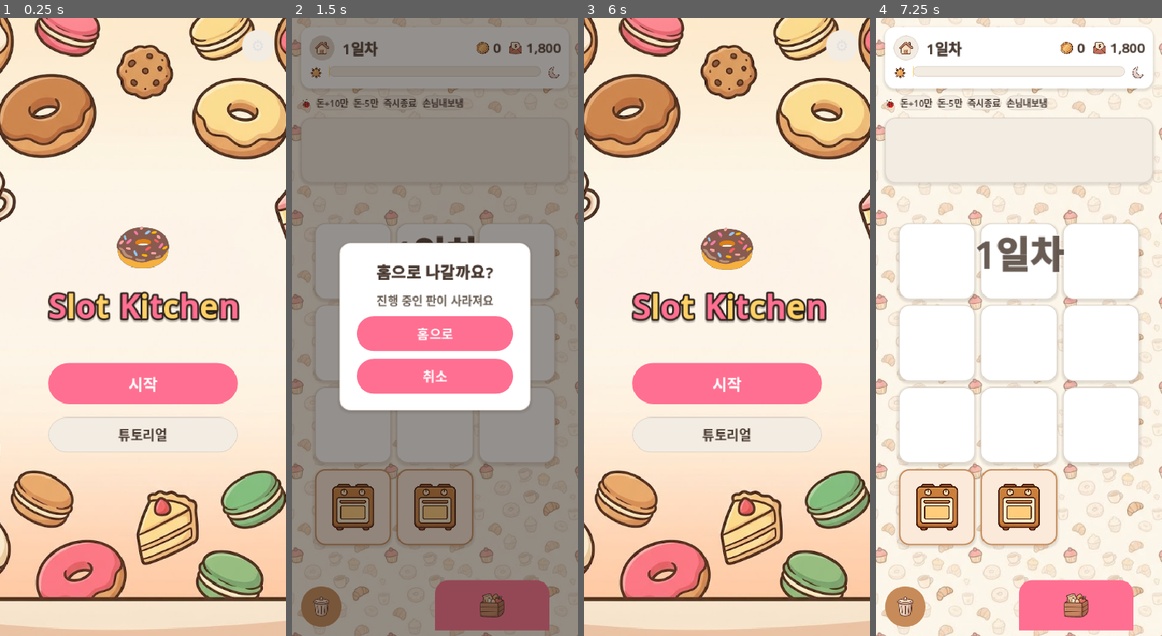
Above: before the commit, frames 1-4 (left to right).
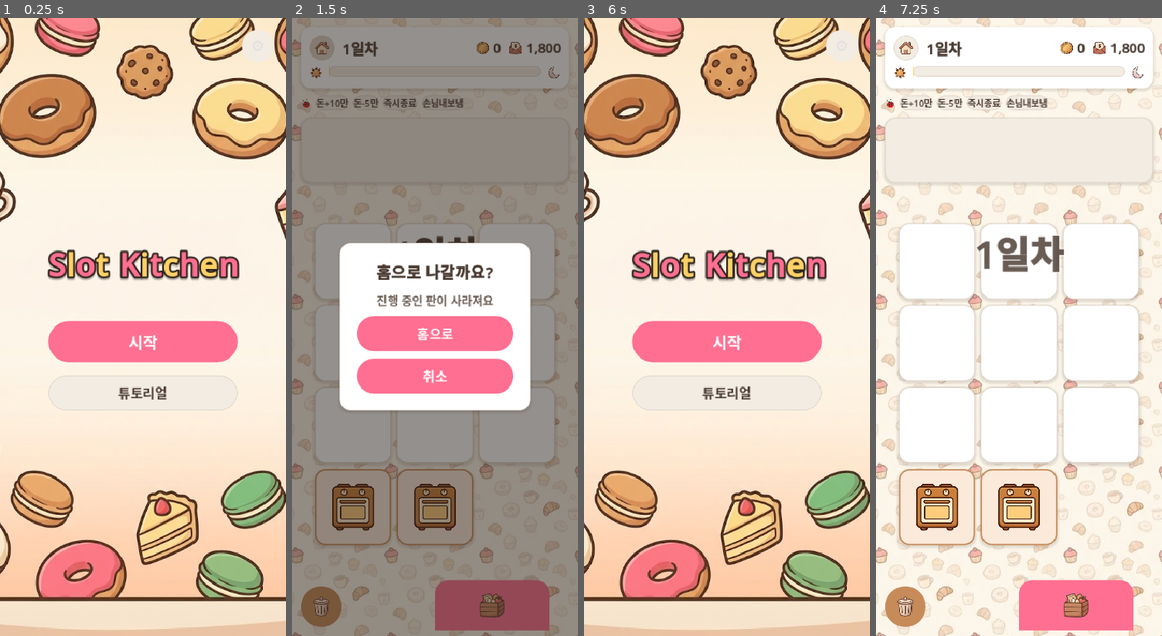
Above: after the commit, the same moments.

Repository: yellyB/game-slot-kitchen
Game: Godot game, scene res://scenes/Main.tscn
Two runs of this game, one before a commit and one after it. Both use one fixed random seed, a clock stepped at 60 frames per second and the inputs below. Sound files missing from this copy of the repository are replaced by a short silence.
Inputs (mouse positions are in pixels of both pictures, inside the frame that each line leads up to):
- Up to frame 1 (0.25 s): no input
- Up to frame 2 (1.5 s): click "시작" at 0.5 s; click (323, 48) at 1.25 s
- Up to frame 3 (6 s): click "돈+10만" at 2 s; click "돈-5만" at 2.75 s; click "손님내보냄" at 3.5 s; click (612, 605) at 4.27 s; click (784, 605) at 5 s; click "홈으로" at 5.75 s
- Up to frame 4 (7.25 s): click "시작" at 6.5 s

The runs differ from the first frame. In frame 1, 15% of the frame differs, in the area x 16-84%, y 33-71%; in frame 2, nothing differs; in frame 3, 15%, in the area x 16-85%, y 33-71%; in frame 4, nothing differs.

Commit message:
타이틀 위 도넛 이모지 제거 — 'Slot Kitchen' 로고만 표시(_bob 로고 모션 함수 정리)
Co-Authored-By: Claude Opus 4.8 (1M context) <noreply@anthropic.com>

Diff:
--- a/scripts/title_screen.gd
+++ b/scripts/title_screen.gd
@@ -32,17 +32,6 @@
 	v.alignment = BoxContainer.ALIGNMENT_CENTER
 	v.add_theme_constant_override("separation", 18)
 	center.add_child(v)
-
-	# 로고(도넛) — 통통 위아래로 튀는 아이들 모션(플레인 Control로 감싸 VBox 레이아웃과 분리)
-	var logo_wrap := Control.new()
-	logo_wrap.custom_minimum_size = Vector2(0, 96)
-	var logo := UI.label("🍩", 80)
-	logo.set_anchors_and_offsets_preset(Control.PRESET_FULL_RECT)
-	logo.horizontal_alignment = HORIZONTAL_ALIGNMENT_CENTER
-	logo.vertical_alignment = VERTICAL_ALIGNMENT_CENTER
-	logo_wrap.add_child(logo)
-	v.add_child(logo_wrap)
-	_bob(logo)
 
 	# 게임 타이틀 — 글자별 브랜드 컬러 + 진한 코코아 외곽선 + 그림자로 로고화(영어 고정)
 	var title := _make_title(TITLE_TEXT)
@@ -150,12 +139,6 @@
 	l.resized.connect(func(): l.pivot_offset = l.size * 0.5)   # 제자리 회전 위해 중앙 피벗
 	return l
 
-## 도넛 로고 — 위아래로 통통(무한 루프).
-func _bob(node: Control) -> void:
-	var t := create_tween().set_loops()
-	t.tween_property(node, "position:y", -7.0, 0.75).as_relative().set_trans(Tween.TRANS_SINE).set_ease(Tween.EASE_IN_OUT)
-	t.tween_property(node, "position:y", 7.0, 0.75).as_relative().set_trans(Tween.TRANS_SINE).set_ease(Tween.EASE_IN_OUT)
-
 ## 타이틀 — 은은한 숨쉬기 스케일(무한 루프).
 func _pulse(node: Control) -> void:
 	node.resized.connect(func(): node.pivot_offset = node.size * 0.5)
